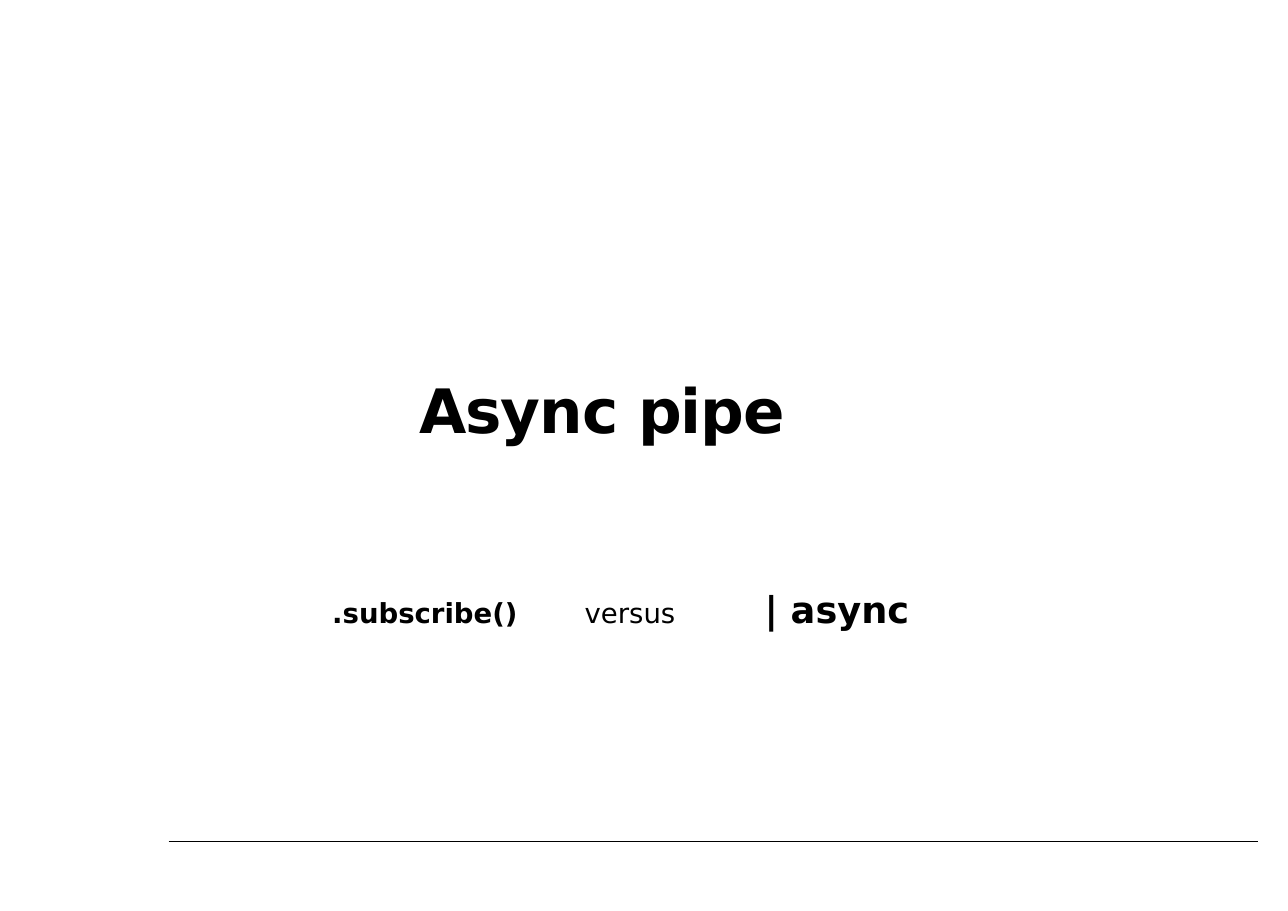
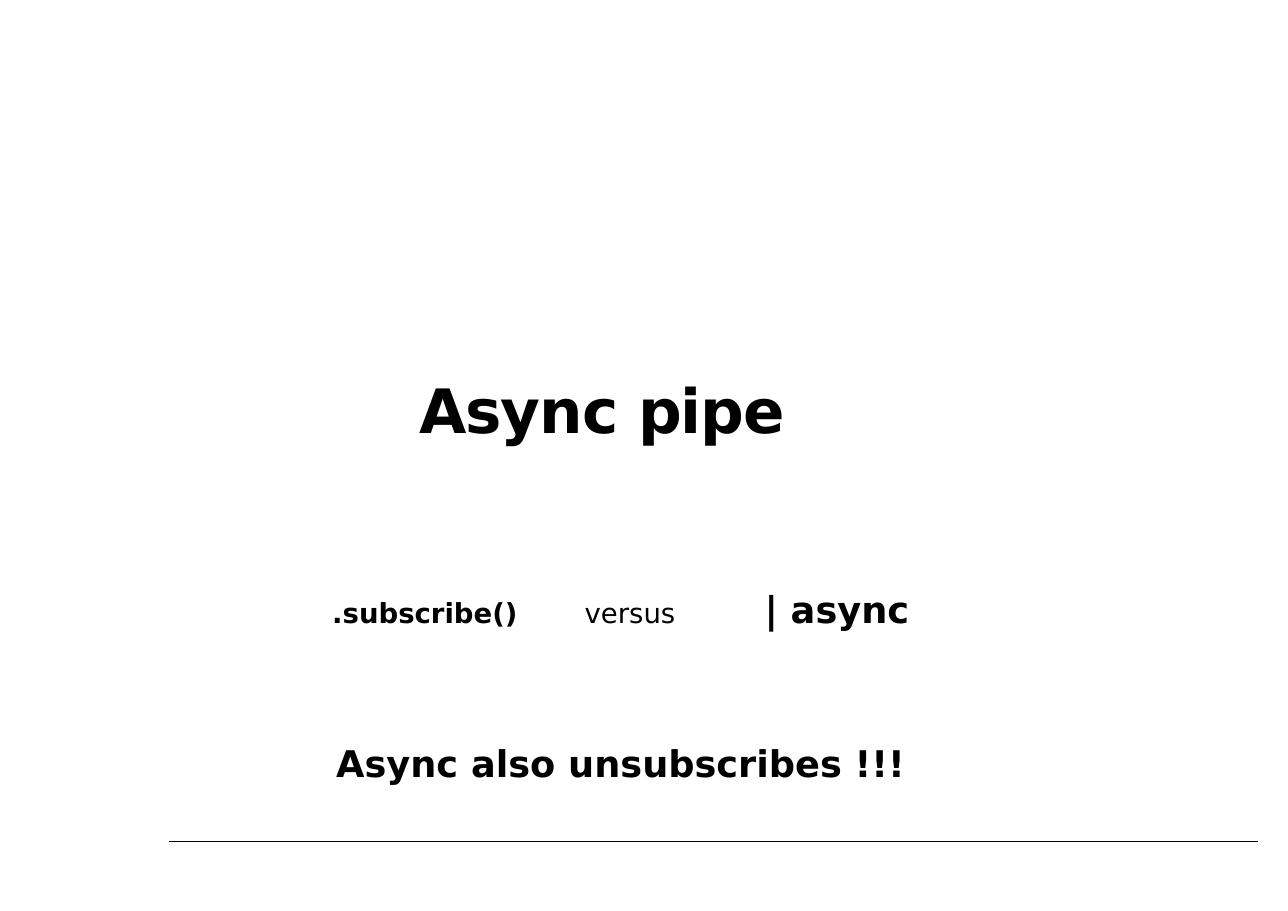
Before and after one commit to petereijgermans11/workshop-angular10, a slide deck: slide 42 of PPT/03- Angular Service.pptx (slide 41 before the commit). Drawn at 1288x911 pixels with LibreOffice and Linux fonts; fonts in the diff are those of the drawing. Boxes give left, top, right and bottom in pixels: in the first picture for what was removed or moved away, otherwise in the second. Text is boxed around its words. In the diff, an @@ line names an element or a change of style, - is before the commit and + after.

```diff
--- a/PPT/03- Angular Service.pptx
+++ b/PPT/03- Angular Service.pptx
@@ text at (336, 749, 842, 785): paragraph added @@
+Async also unsubscribes !!!
```
Also in this commit, not shown: 2 other slides changed, 1 slide added, 11 other files.
